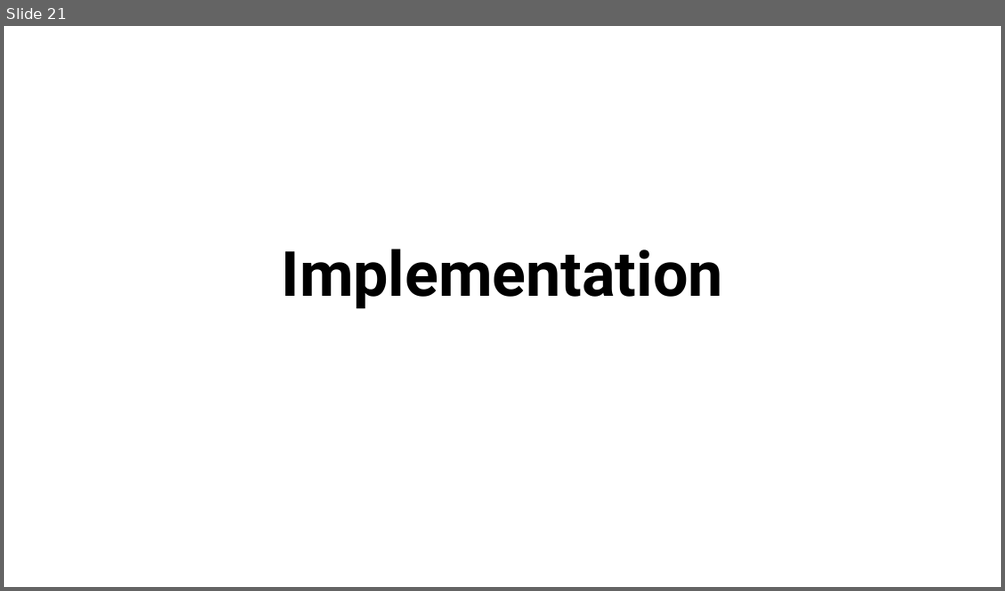
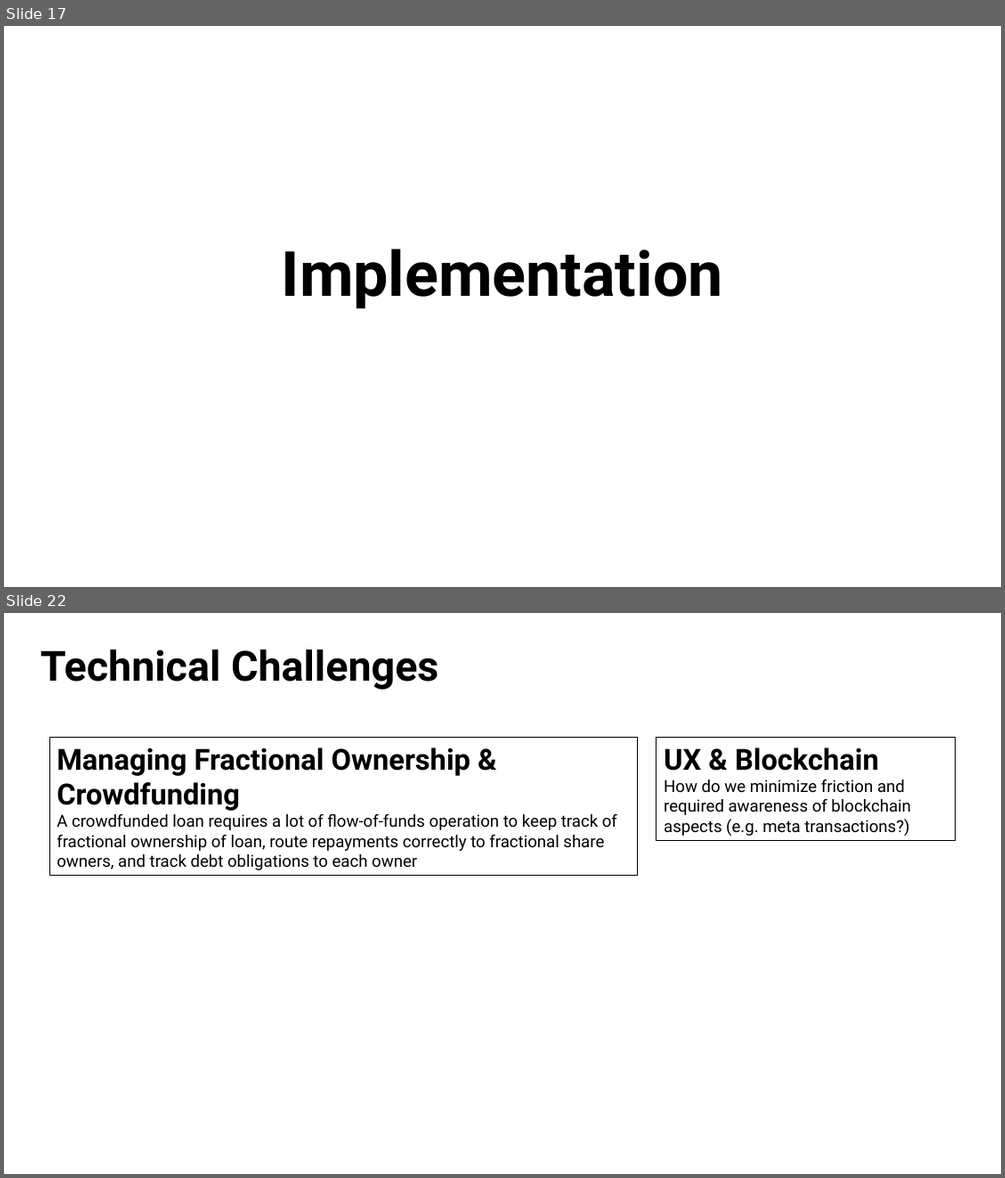
Before and after one commit to enabledao/enable, a slide deck: presentation/presentation.pptx. Shown one above the other, each under a label of ours: slide 21 before the commit, slides 17 and 22 after it; the slides between them are not shown. The pictures are 1005x591 and 1005x1178 pixels, drawn with LibreOffice and Linux fonts; fonts in the diff are those of the drawing. Boxes give left, top, right and bottom in pixels: in the first picture for what was removed or moved away, otherwise in the second. Text is boxed around its words. In the diff, an @@ line names an element or a change of style, - is before the commit and + after.

Commit message:
Add technical challenges

```diff
--- a/presentation/presentation.pptx
+++ b/presentation/presentation.pptx
@@ slide 22 added at <box>4,613,1001,1174</box>, background #FFFFFF @@
@@ text added at <box>40,649,438,690</box>, 40 pt, text #000000, bold @@
+Technical Challenges
@@ rectangle added at <box>49,737,638,876</box>, outline #000000 0.75 pt, 16 pt, text #000000 @@
+Managing Fractional Ownership & Crowdfunding
+A crowdfunded loan requires a lot of flow-of-funds operation to keep track of fractional ownership of loan, route repayments correctly to fractional share owners, and track debt obligations to each owner
@@ rectangle added at <box>657,737,956,840</box>, outline #000000 0.75 pt, 16 pt, text #000000 @@
+UX & Blockchain
+How do we minimize friction and required awareness of blockchain aspects (e.g. meta transactions?)
@@ what was slide 21 is now slide 17 @@
```
Also in this commit, not shown: 4 other slides added.
